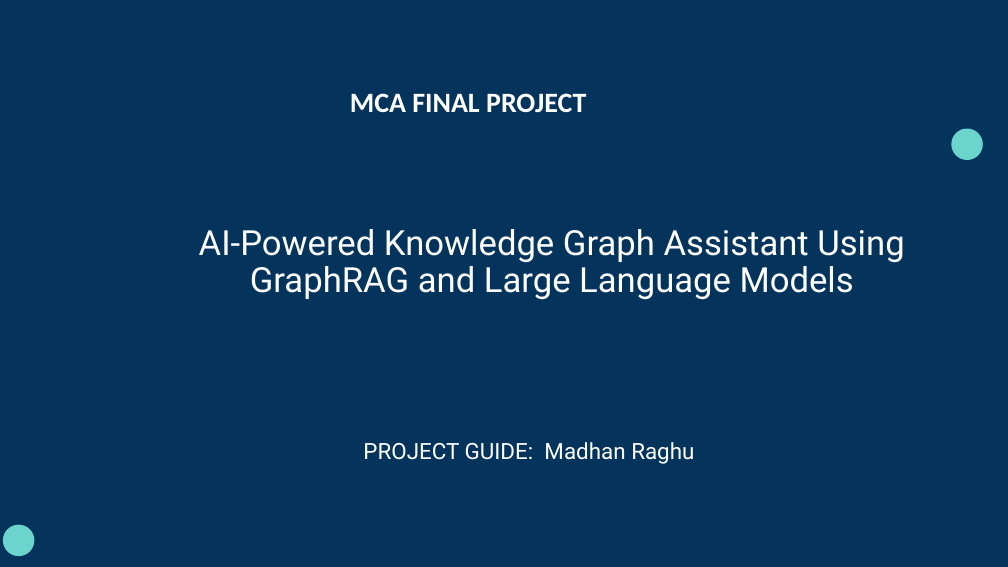
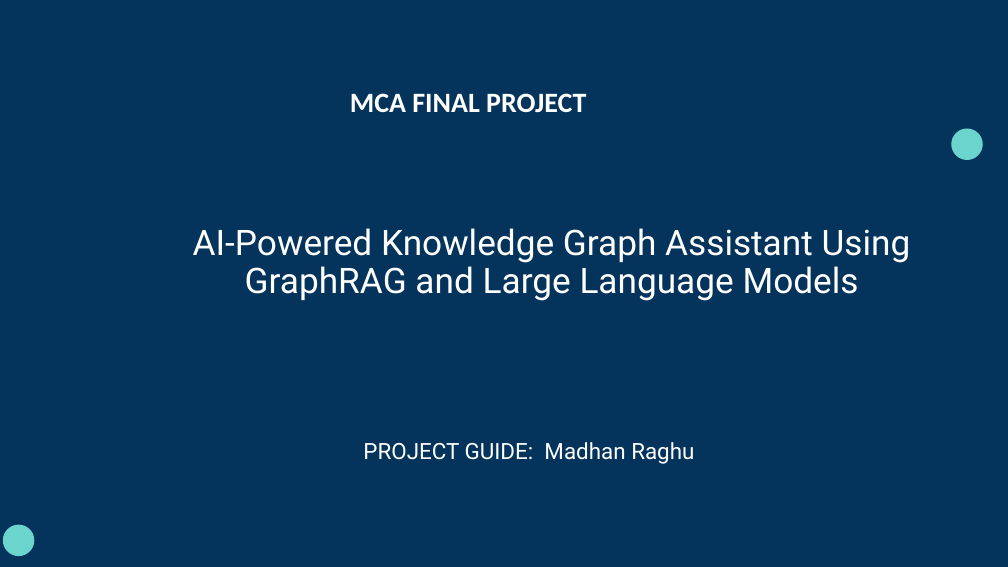
Before and after one commit to kabilan386/ai-powered-knowledge-graph-assistant, a slide deck: slide 2 of presentations/GraphRAG_Project_Viva_Template.pptx. Drawn at 1008x567 pixels with LibreOffice and Linux fonts; fonts in the diff are those of the drawing; background and template pictures are left out. Boxes give left, top, right and bottom in pixels: in the first picture for what was removed or moved away, otherwise in the second. Text is boxed around its words. In the diff, an @@ line names an element or a change of style, - is before the commit and + after.

```diff
--- a/presentations/GraphRAG_Project_Viva_Template.pptx
+++ b/presentations/GraphRAG_Project_Viva_Template.pptx
@@ title "AI-Powered Knowledge Graph Assistant Using ..." at (x1=193, y1=228, x2=911, y2=301): size 49.6 to 50.3 pt @@
```
Also in this commit, not shown: 16 other slides changed, 1 other file.
